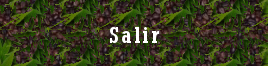
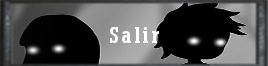
Comparing the layer stacks of the two (268, 66) images. Changes:
added layer "Capa pegada #1" above "..." over [0, 0, 268, 66]
removed layer "Fondo" over [0, 0, 268, 66]
added layer "Capa pegada" over [0, 0, 268, 66]
